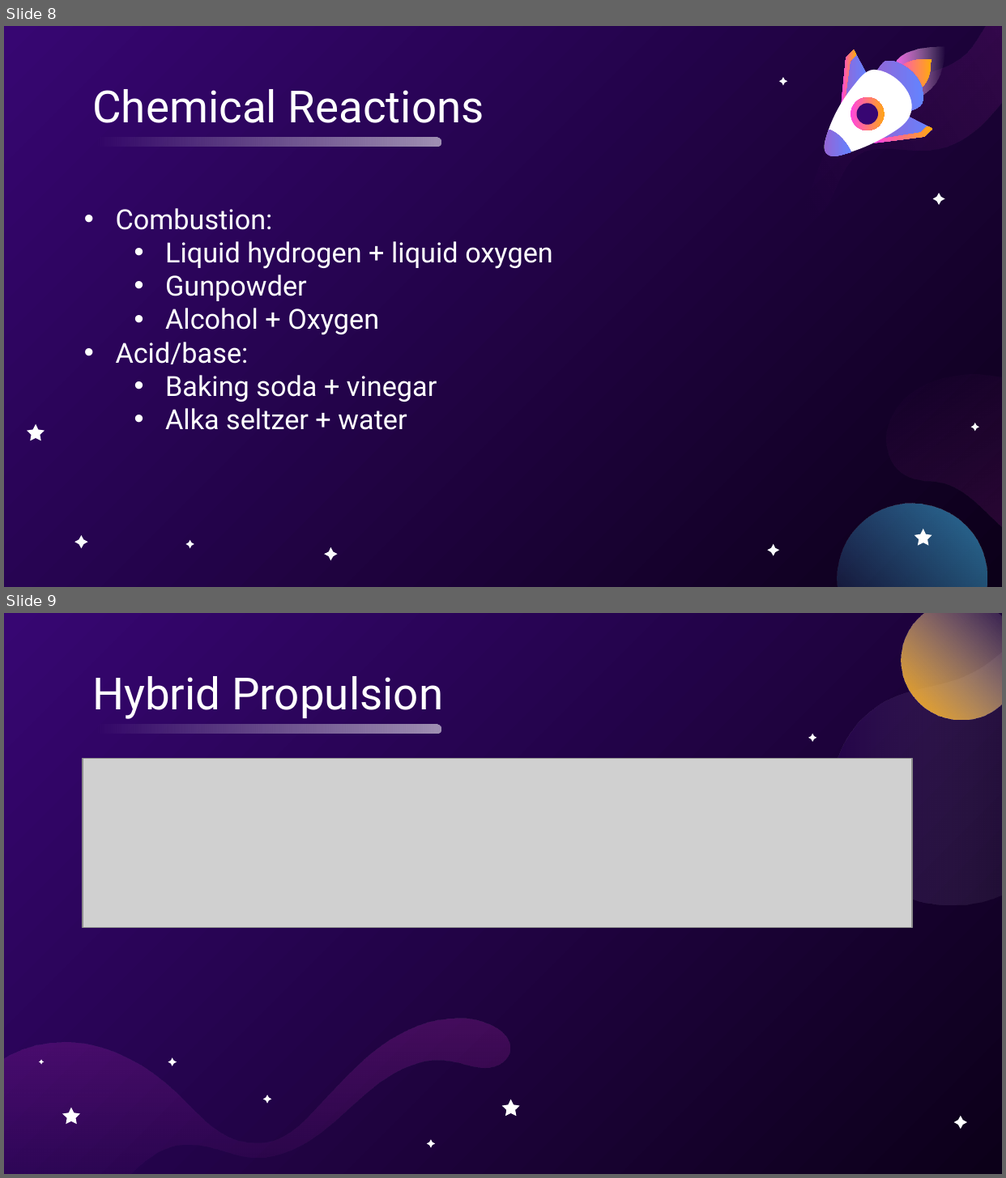
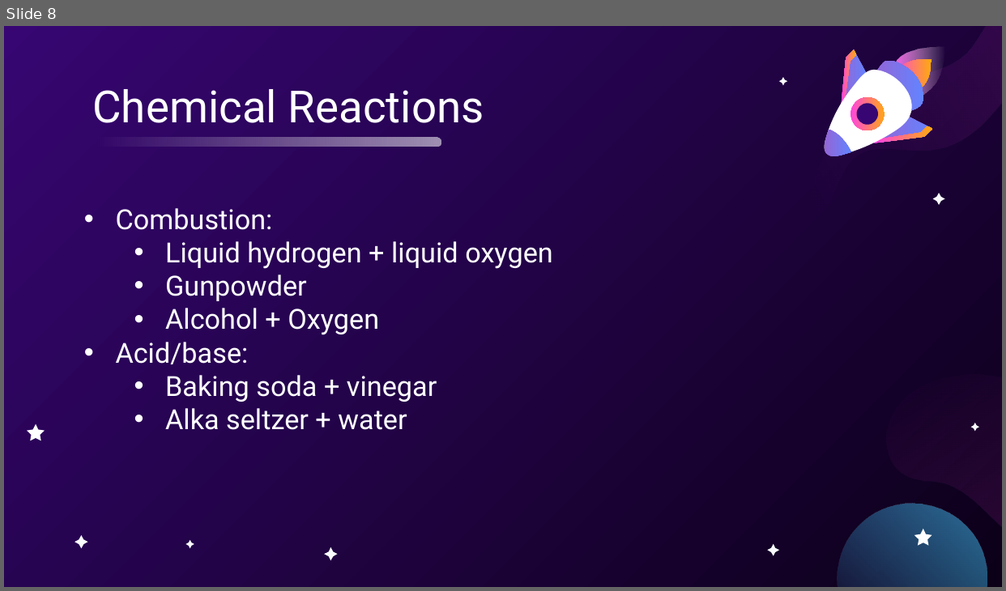
Before and after one commit to usedgenes/Rocketry-Curriculum, a slide deck: Beginner/Day 3/Rocket Motors.pptx. Shown one above the other, each under a label of ours: slides 8 and 9 before the commit, slide 8 after it. The pictures are 1006x1178 and 1006x591 pixels, drawn with LibreOffice and Linux fonts; fonts in the diff are those of the drawing; grey boxes stand for pictures. Boxes give left, top, right and bottom in pixels: in the first picture for what was removed or moved away, otherwise in the second. Text is boxed around its words. In the diff, an @@ line names an element or a change of style, - is before the commit and + after.

```diff
--- a/Beginner/Day 3/Rocket Motors.pptx
+++ b/Beginner/Day 3/Rocket Motors.pptx
@@ slide 9 removed at (4, 613, 1002, 1174), background gradient #0C0019 to #370672 @@
@@ ellipse removed at (901, 613, 1002, 720) @@
@@ freeform shape removed at (829, 638, 1002, 905) @@
@@ title removed at (92, 676, 443, 719) @@
-Hybrid Propulsion
@@ rounded rectangle removed at (94, 725, 441, 734) @@
@@ picture removed at (83, 759, 912, 928) @@
@@ freeform shape removed at (4, 1018, 510, 1174) @@
@@ group removed at (39, 734, 967, 1148): 8 freeform shapes @@
```
Also in this commit, not shown: 2 slides changed, 7 other files.
